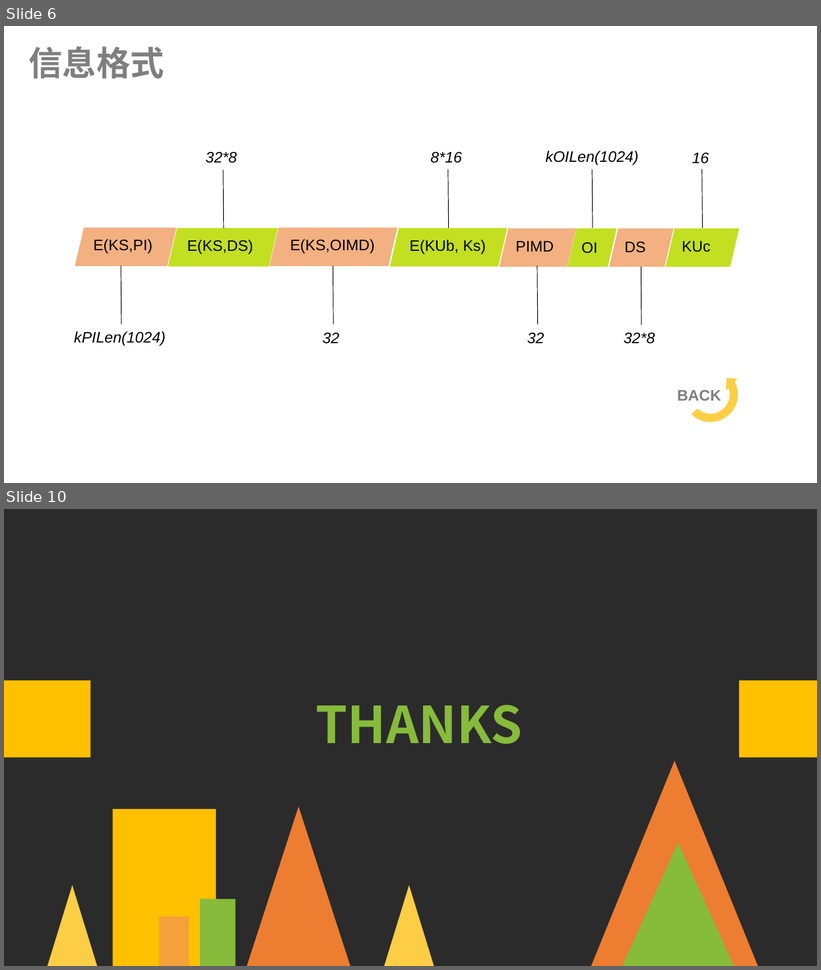
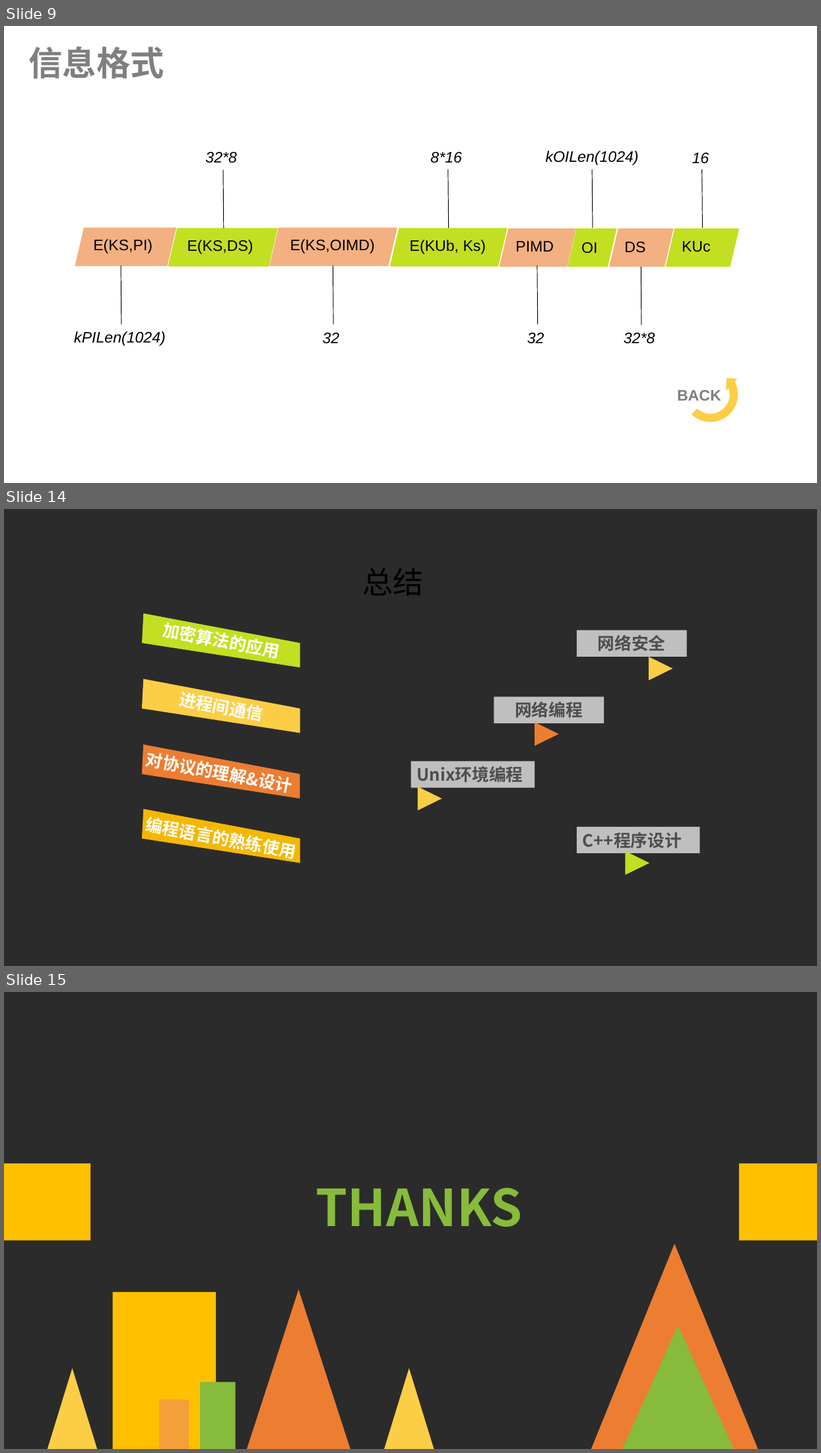
Before and after one commit to Jusot/cnscp, a slide deck: docs/网络安全.ppt. Shown one above the other, each under a label of ours: slides 6 and 10 before the commit, slides 9, 14 and 15 after it; the slides between them are not shown. The pictures are 821x970 and 821x1453 pixels, drawn with LibreOffice and Linux fonts; fonts in the diff are those of the drawing; background and template pictures are left out; a plain dark background stands for a picture behind light text. Boxes give left, top, right and bottom in pixels: in the first picture for what was removed or moved away, otherwise in the second. Text is boxed around its words. In the diff, an @@ line names an element or a change of style, - is before the commit and + after.

```diff
--- a/docs/网络安全.ppt
+++ b/docs/网络安全.ppt
@@ slide 14 added at box(4, 509, 817, 966), background picture (left out) @@
@@ text added at box(362, 568, 423, 595), 36 pt, text #000000 @@
+总结
@@ freeform shape added at box(142, 613, 300, 667), fill #C3DF21 @@
@@ text added at box(162, 619, 279, 659), 20 pt, text #FFFFFF, bold @@
+加密算法的应用
@@ freeform shape added at box(142, 679, 300, 733), fill #FBCE45 @@
@@ text added at box(178, 689, 262, 722), 20 pt, text #FFFFFF, bold @@
+进程间通信
@@ freeform shape added at box(142, 744, 300, 799), fill #ED7D31 @@
@@ text added at box(145, 749, 290, 794), 20 pt, text #FFFFFF, bold @@
+对协议的理解&设计
@@ freeform shape added at box(142, 809, 300, 863), fill #F4B800 @@
@@ text added at box(145, 814, 294, 860), 20 pt, text #FFFFFF, bold @@
+编程语言的熟练使用
@@ group added at box(411, 630, 700, 875): 4 rectangles, 4 triangles @@
+网络安全
+网络编程
+Unix环境编程
+C++程序设计
@@ what was slide 6 is now slide 9 @@
@@ what was slide 10 is now slide 15 @@
```
Also in this commit, not shown: 3 slides changed, 5 other slides added, 1 slide removed, 2 other files.
